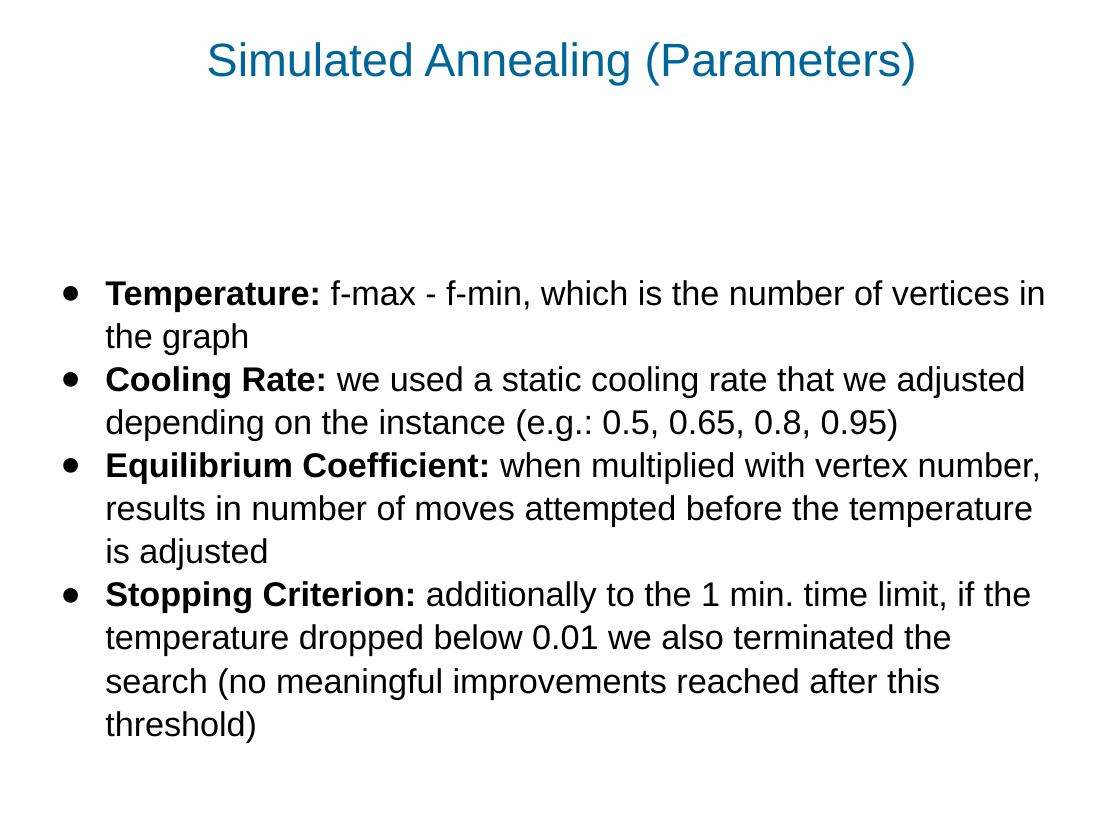
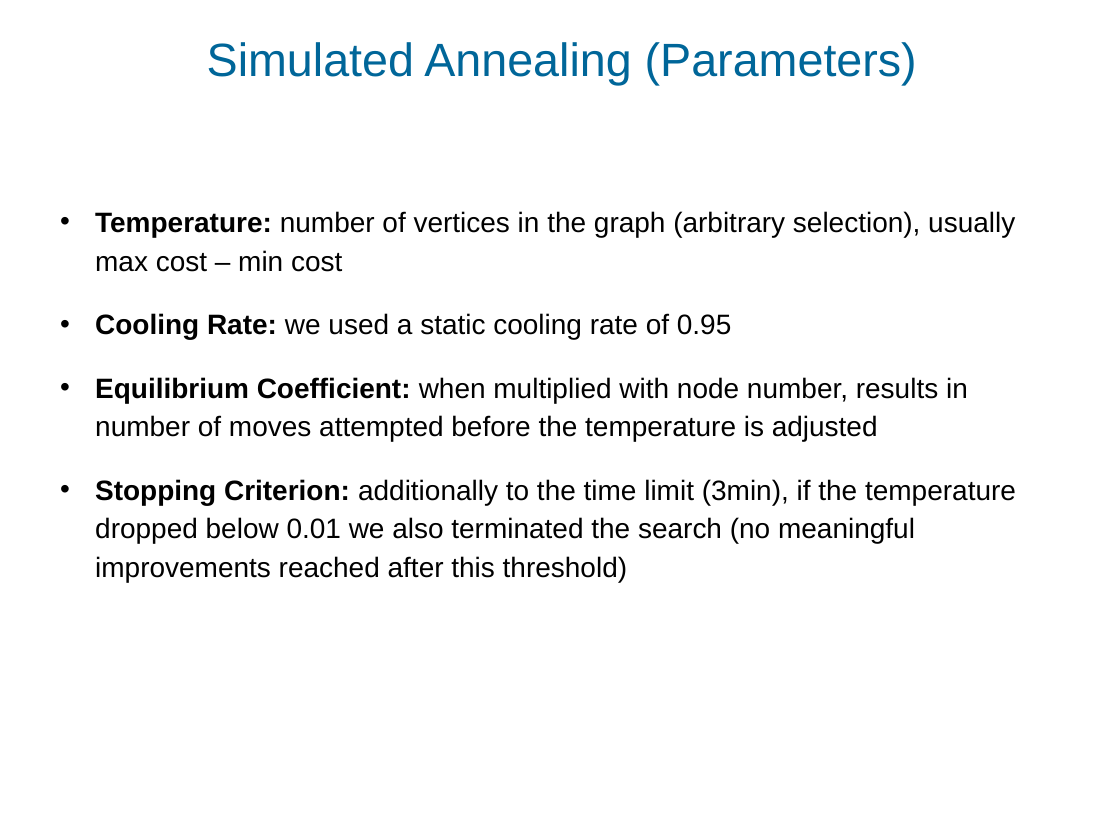
Before and after one commit to CatLassie/GDA2020, a slide deck: slide 7 of upwarddrawing.ppt (slide 6 before the commit). Drawn at 1120x840 pixels with LibreOffice and Linux fonts; fonts in the diff are those of the drawing; background and template pictures are left out. Boxes give left, top, right and bottom in pixels: in the first picture for what was removed or moved away, otherwise in the second. Text is boxed around its words. In the diff, an @@ line names an element or a change of style, - is before the commit and + after.

Commit message:
- finished .ppt

```diff
--- a/upwarddrawing.ppt
+++ b/upwarddrawing.ppt
@@ text at <box>95,211,1016,582</box>: text changed; size 22 to 18 pt @@
-● Temperature: f-max - f-min, which is the number of vertices in the graph
-● Cooling Rate: we used a static cooling rate that we adjusted depending on the instance (e.g.: 0.5, 0.65, 0.8, 0.95)
-● Equilibrium Coefficient: when multiplied with vertex number, results in number of moves attempted before the temperature is adjusted
-● Stopping Criterion: additionally to the 1 min. time limit, if the temperature dropped below 0.01 we also terminated the search (no meaningful improvements reached after this threshold)
+• Temperature: number of vertices in the graph (arbitrary selection), usually max cost – min cost
+• Cooling Rate: we used a static cooling rate of 0.95
+• Equilibrium Coefficient: when multiplied with node number, results in number of moves attempted before the temperature is adjusted
+• Stopping Criterion: additionally to the time limit (3min), if the temperature dropped below 0.01 we also terminated the search (no meaningful improvements reached after this threshold)
```
Also in this commit, not shown: 3 other slides changed, 8 slides added, 6 slides removed.
